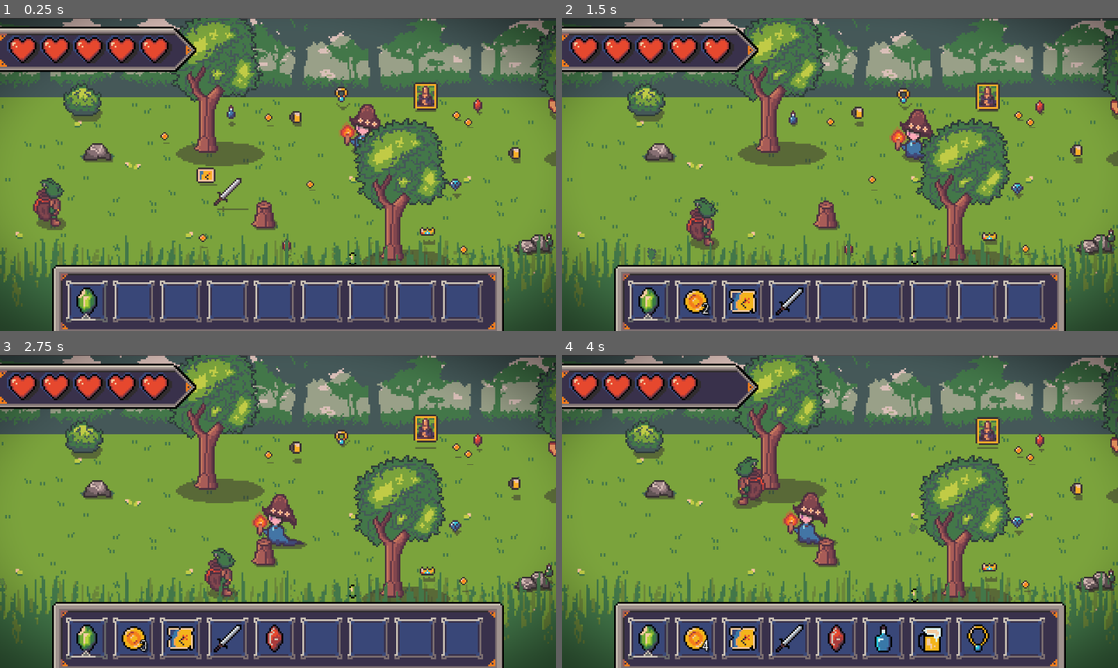
Above: before the commit, frames 1-4 (two rows, left to right).
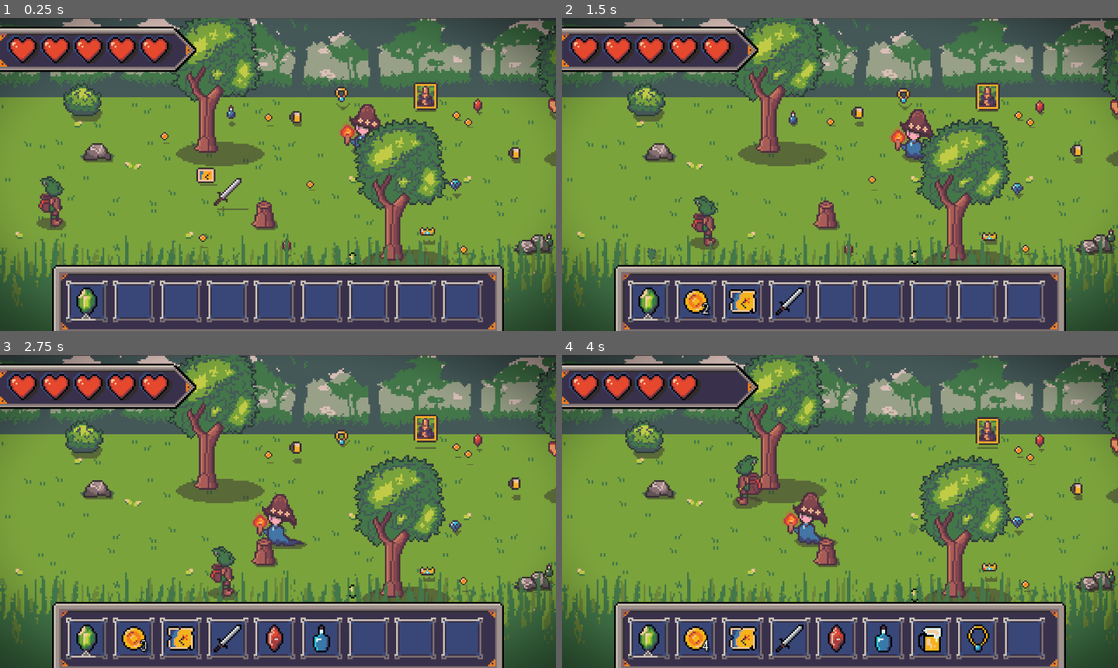
Above: after the commit, the same moments.

Repository: youkergav/Loot-Goblin
Game: Godot game, scene res://scenes/main.tscn
Two runs of this game, one before a commit and one after it. Both use one fixed random seed, a clock stepped at 60 frames per second and the inputs below.
Inputs:
- Up to frame 1 (0.25 s): no input
- Up to frame 2 (1.5 s): hold Right (ui_right) 0.53-1.28 s; hold Down (ui_down) from 1.28 s (still down)
- Up to frame 3 (2.75 s): release Down (ui_down) at 2.03 s; hold Right (ui_right) from 2.03 s (still down)
- Up to frame 4 (4 s): release Right (ui_right) at 2.78 s; hold Up (ui_up) 2.78-3.53 s; hold Left (ui_left) from 3.53 s (still down)

The runs differ from the first frame. In frame 1, 0.4% of the frame differs, in the area x 5-12%, y 50-66%; in frame 2, 0.4%; in frame 3, 0.5%, in the area x 36-60%, y 61-96%; in frame 4, 0.4%.

Commit message:
Pull items towards loot bag and FlipNode for collisions on flip

Diff:
--- a/scenes/packed/characters/player.tscn
+++ b/scenes/packed/characters/player.tscn
@@ -12,6 +12,22 @@
 atlas = ExtResource("3_m6pdb")
 region = Rect2(32, 0, 32, 32)
 
+[sub_resource type="AtlasTexture" id="AtlasTexture_8di1q"]
+atlas = ExtResource("3_m6pdb")
+region = Rect2(0, 32, 32, 32)
+
+[sub_resource type="AtlasTexture" id="AtlasTexture_1b1aq"]
+atlas = ExtResource("3_m6pdb")
+region = Rect2(32, 32, 32, 32)
+
+[sub_resource type="AtlasTexture" id="AtlasTexture_qwts4"]
+atlas = ExtResource("3_m6pdb")
+region = Rect2(0, 64, 32, 32)
+
+[sub_resource type="AtlasTexture" id="AtlasTexture_db6ud"]
+atlas = ExtResource("3_m6pdb")
+region = Rect2(32, 64, 32, 32)
+
 [sub_resource type="SpriteFrames" id="SpriteFrames_8di1q"]
 animations = [{
 "frames": [{
@@ -22,55 +38,83 @@
 "texture": SubResource("AtlasTexture_yae0h")
 }],
 "loop": true,
-"name": &"default",
+"name": &"idle1",
+"speed": 1.5
+}, {
+"frames": [{
+"duration": 1.0,
+"texture": SubResource("AtlasTexture_8di1q")
+}, {
+"duration": 1.0,
+"texture": SubResource("AtlasTexture_1b1aq")
+}],
+"loop": true,
+"name": &"idle2",
+"speed": 1.5
+}, {
+"frames": [{
+"duration": 1.0,
+"texture": SubResource("AtlasTexture_qwts4")
+}, {
+"duration": 1.0,
+"texture": SubResource("AtlasTexture_db6ud")
+}],
+"loop": true,
+"name": &"idle3",
 "speed": 1.5
 }]
 
+[sub_resource type="RectangleShape2D" id="RectangleShape2D_dx721"]
+size = Vector2(6, 5)
+
+[sub_resource type="RectangleShape2D" id="RectangleShape2D_0c560"]
+size = Vector2(6.5, 2)
+
 [sub_resource type="RectangleShape2D" id="RectangleShape2D_mhmt7"]
-size = Vector2(13, 3)
-
-[sub_resource type="RectangleShape2D" id="RectangleShape2D_dx721"]
-size = Vector2(18, 8)
+size = Vector2(15, 3)
 
 [sub_resource type="CircleShape2D" id="CircleShape2D_m6pdb"]
 radius = 65.0
-
-[sub_resource type="RectangleShape2D" id="RectangleShape2D_0c560"]
-size = Vector2(15, 1)
 
 [node name="Player" type="CharacterBody2D"]
 collision_mask = 4
 script = ExtResource("1_dx721")
 min_magnetic_strength = 350.0
 
-[node name="Sprites" type="Node2D" parent="."]
+[node name="FlipNode" type="Node2D" parent="."]
 
-[node name="Shadow" type="Sprite2D" parent="Sprites"]
+[node name="Shadow" type="Sprite2D" parent="FlipNode"]
 z_index = -20
 texture_filter = 1
 position = Vector2(1, 0)
 texture = ExtResource("2_m6pdb")
 offset = Vector2(0, -12)
 
-[node name="Body" type="AnimatedSprite2D" parent="Sprites"]
+[node name="Body" type="AnimatedSprite2D" parent="FlipNode"]
 texture_filter = 1
 sprite_frames = SubResource("SpriteFrames_8di1q")
-autoplay = "default"
-frame_progress = 0.0031336357
+animation = &"idle1"
+autoplay = "idle1"
+frame_progress = 0.99953544
 offset = Vector2(0, -12)
 
-[node name="CollisionShape2D" type="CollisionShape2D" parent="."]
-visible = false
-position = Vector2(0.5, 1.5)
-shape = SubResource("RectangleShape2D_mhmt7")
-
-[node name="ItemPickupZone" type="Area2D" parent="."]
+[node name="ItemPickupZone" type="Area2D" parent="FlipNode"]
+position = Vector2(-4, -14.5)
 collision_mask = 8
 
-[node name="CollisionShape2D" type="CollisionShape2D" parent="ItemPickupZone"]
-visible = false
-position = Vector2(0, 1)
+[node name="CollisionShape2D" type="CollisionShape2D" parent="FlipNode/ItemPickupZone"]
 shape = SubResource("RectangleShape2D_dx721")
+
+[node name="HurtBox" type="Area2D" parent="FlipNode"]
+
+[node name="CollisionShape2D" type="CollisionShape2D" parent="FlipNode/HurtBox"]
+position = Vector2(2.5, 1)
+shape = SubResource("RectangleShape2D_0c560")
+debug_color = Color(0.8057586, 0.41635647, 0, 0.41960785)
+
+[node name="CollisionShape2D" type="CollisionShape2D" parent="."]
+position = Vector2(-0.5, 1.5)
+shape = SubResource("RectangleShape2D_mhmt7")
 
 [node name="ItemMagnetZone" type="Area2D" parent="."]
 collision_mask = 8
@@ -80,14 +124,7 @@
 position = Vector2(0, -12)
 shape = SubResource("CircleShape2D_m6pdb")
 
-[node name="HurtBox" type="Area2D" parent="."]
-
-[node name="CollisionShape2D" type="CollisionShape2D" parent="HurtBox"]
-position = Vector2(-0.5, 1.5)
-shape = SubResource("RectangleShape2D_0c560")
-debug_color = Color(0.8057586, 0.41635647, 0, 0.41960785)
-
-[connection signal="area_entered" from="ItemPickupZone" to="." method="_on_item_pickup_zone_area_entered"]
+[connection signal="area_entered" from="FlipNode/ItemPickupZone" to="." method="_on_item_pickup_zone_area_entered"]
+[connection signal="area_entered" from="FlipNode/HurtBox" to="." method="_on_hurt_box_area_entered"]
 [connection signal="area_entered" from="ItemMagnetZone" to="." method="_on_item_magnet_zone_area_entered"]
 [connection signal="area_exited" from="ItemMagnetZone" to="." method="_on_item_magnet_zone_area_exited"]
-[connection signal="area_entered" from="HurtBox" to="." method="_on_hurt_box_area_entered"]
--- a/scenes/packed/characters/shroomite.tscn
+++ b/scenes/packed/characters/shroomite.tscn
@@ -27,14 +27,14 @@
 "speed": 1.5
 }]
 
+[sub_resource type="RectangleShape2D" id="RectangleShape2D_ltwr7"]
+size = Vector2(6, 17)
+
 [sub_resource type="CircleShape2D" id="CircleShape2D_d80uj"]
 radius = 150.0
 
 [sub_resource type="RectangleShape2D" id="RectangleShape2D_d80uj"]
 size = Vector2(16, 7)
-
-[sub_resource type="RectangleShape2D" id="RectangleShape2D_ltwr7"]
-size = Vector2(6, 17)
 
 [sub_resource type="RectangleShape2D" id="RectangleShape2D_f2hml"]
 size = Vector2(28, 6)
@@ -47,15 +47,15 @@
 move_acceleration = 800.0
 move_friction = 600.0
 
-[node name="Sprites" type="Node2D" parent="."]
+[node name="FlipNode" type="Node2D" parent="."]
 scale = Vector2(-1, 1)
 
-[node name="Shadow" type="Sprite2D" parent="Sprites"]
+[node name="Shadow" type="Sprite2D" parent="FlipNode"]
 z_index = -20
 texture = ExtResource("2_d80uj")
 offset = Vector2(-4.5, 0.5)
 
-[node name="Body" type="AnimatedSprite2D" parent="Sprites"]
+[node name="Body" type="AnimatedSprite2D" parent="FlipNode"]
 texture_filter = 1
 sprite_frames = SubResource("SpriteFrames_th6l7")
 animation = &"idle"
@@ -63,6 +63,16 @@
 frame_progress = 0.1535432
 offset = Vector2(0, -12)
 script = ExtResource("4_npltq")
+
+[node name="HitBoxTorch" type="Area2D" parent="FlipNode" groups=["hit"]]
+position = Vector2(0, 0.5)
+rotation = 3.1415927
+scale = Vector2(1, -1)
+
+[node name="CollisionShape2D" type="CollisionShape2D" parent="FlipNode/HitBoxTorch"]
+position = Vector2(-10, -7)
+shape = SubResource("RectangleShape2D_ltwr7")
+debug_color = Color(0.9999998, 0.014054468, 0.037908163, 0.41960785)
 
 [node name="PlayerDetectionZone" type="Area2D" parent="."]
 
@@ -75,14 +85,6 @@
 position = Vector2(0, 0.5)
 shape = SubResource("RectangleShape2D_d80uj")
 
-[node name="HitBoxTorch" type="Area2D" parent="." groups=["hit"]]
-position = Vector2(0, 0.5)
-
-[node name="CollisionShape2D" type="CollisionShape2D" parent="HitBoxTorch"]
-position = Vector2(-10, -7)
-shape = SubResource("RectangleShape2D_ltwr7")
-debug_color = Color(0.9999998, 0.014054468, 0.037908163, 0.41960785)
-
 [node name="HurtBox" type="Area2D" parent="." groups=["hurtbox_enemy"]]
 
 [node name="CollisionShape2D" type="CollisionShape2D" parent="HurtBox"]
--- a/scripts/characters/character.gd
+++ b/scripts/characters/character.gd
@@ -9,21 +9,14 @@
 @export_group("Health")
 @export var health_max: int = 5
 
+@onready var flip_node: Node2D = $FlipNode
 @onready var world = get_tree().get_first_node_in_group("world")
 
-var sprites: Node2D
-var shadow: Sprite2D
 var isalive: bool = true
 var health: int
 
 func _ready() -> void:
     health = health_max
-
-    if sprites == null:
-        sprites = get_node("Sprites") if has_node("Sprites") else null
-
-    if shadow == null:
-        shadow = get_node("Shadow") if has_node("Shadow") else null
 
 func _physics_process(delta):
     var direction = get_movement_direction()
@@ -50,10 +43,8 @@
     move_and_slide()
 
 func update_sprite_direction(horizontal_direction: float) -> void:
-    if sprites != null and horizontal_direction != 0:
-        sprites.scale.x = -1 if horizontal_direction < 0 else 1
-
-
+    if flip_node != null and horizontal_direction != 0:
+        flip_node.scale.x = -1 if horizontal_direction < 0 else 1
 
 func spawn_world_item(world_item_data: Variant, item_position: Vector2) -> void:
     print("Spawning item off char")
--- a/scripts/characters/player.gd
+++ b/scripts/characters/player.gd
@@ -9,9 +9,9 @@
 @export_group("Health")
 @export var damage_recovery_time_limit: float = 2.0
 
-@onready var sprite: AnimatedSprite2D = $Sprites/Body
+@onready var sprite: AnimatedSprite2D = $FlipNode/Body
 @onready var hotbar: Hotbar = get_tree().get_first_node_in_group("hotbar")
-@onready var hurtbox: Area2D = $HurtBox
+@onready var hurtbox: Area2D = $FlipNode/HurtBox
 
 var magnet_attracted_items: Array = []
 
@@ -41,9 +41,7 @@
         magnet_attracted_items.append(area)
         area.is_being_magnetized = true
         area.modulate.a = 0.5  # Make item 50% transparent
-
-        if shadow:
-            shadow.visible = false
+        area.get_node("Shadow").visible = false
 
 func _on_item_magnet_zone_area_exited(area: Area2D) -> void:
     magnet_attracted_items.erase(area)
@@ -63,7 +61,9 @@
             pull_item_towards_player(item, delta)
 
 func pull_item_towards_player(item, delta):
-    var direction = global_position - item.global_position
+    # Pull towards the bag opening instead of player origin
+    var target_position = $FlipNode/ItemPickupZone.global_position
+    var direction = target_position - item.global_position
     var distance = direction.length()
 
     if distance > 0:
@@ -84,6 +84,15 @@
 func pickup_item(item_data: ItemData) -> void:
     hotbar.add_item(item_data)
     print("Picked up: ", item_data.item_name)
+
+    # Play idle animation based on how many items the player has
+    print("Item Count: " + str(hotbar.total_item_count))
+    if hotbar.total_item_count < 10:
+        sprite.play("idle1")
+    elif hotbar.total_item_count < 20:
+        sprite.play("idle2")
+    else:
+        sprite.play("idle3")
 
 func update_player_color() -> void:
     if equipped_item_data.is_equippable:
--- a/scripts/hotbar.gd
+++ b/scripts/hotbar.gd
@@ -7,6 +7,8 @@
 
 @onready var slot_container = $ScrollContainer/SlotContainer
 @onready var player = get_tree().get_first_node_in_group("player")
+
+var total_item_count: int = 0
 
 func _ready() -> void:
     update_equipped_item()
@@ -24,6 +26,7 @@
             if item_slot.item_data == item_data:
                 item_data.stack_count += 1
                 item_slot.update_ui()
+                update_item_count()
                 return
 
     if item_data.is_stackable and item_data.stack_count == 0:
@@ -35,6 +38,7 @@
             item_slot.item_data = item_data
             item_slot.update_ui()
             update_equipped_item()
+            update_item_count()
             return
 
     # No empty slot found, create a new one
@@ -44,6 +48,16 @@
         new_slot.item_data = item_data
         new_slot.update_ui()
         update_equipped_item()
+        update_item_count()
+
+func update_item_count() -> void:
+    total_item_count = 0
+    for item_slot in slot_container.get_children():
+        if item_slot.item_data != null:
+            if item_slot.item_data.is_stackable:
+                total_item_count += item_slot.item_data.stack_count
+            else:
+                total_item_count += 1
 
 func get_equipped_item_texture_rect() -> TextureRect:
     return slot_container.get_children()[0]
Not shown: 1 places in scenes/packed/characters/player.tscn that only renumber resources
Binary file changed: sprites/characters/player.png
